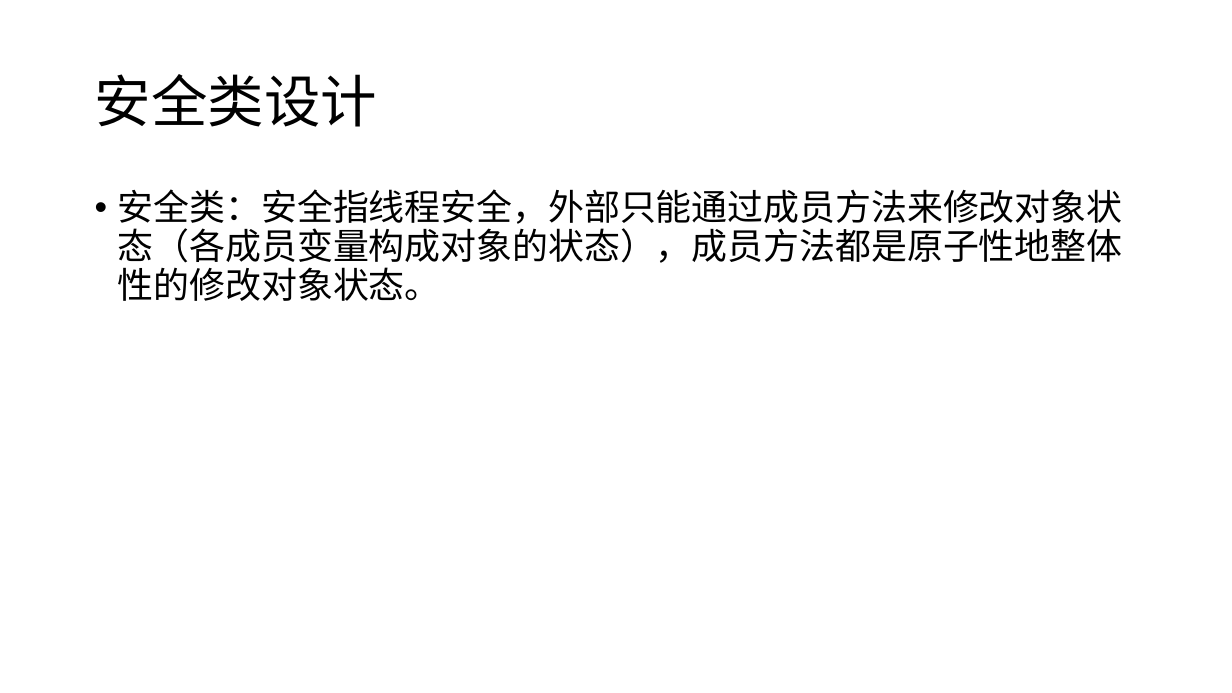
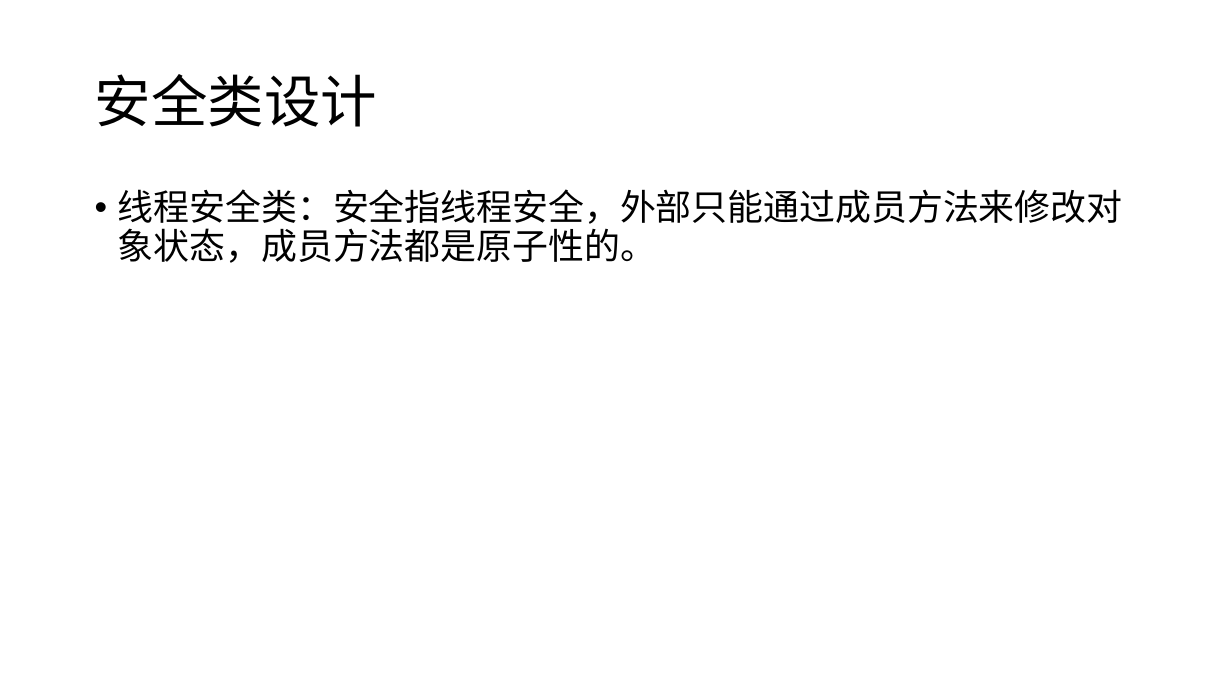
Before and after one commit to GerogeLeon/multithread_demo, a slide deck: slide 20 of JAVA并发编程.pptx. Drawn at 1232x693 pixels with LibreOffice and Linux fonts; fonts in the diff are those of the drawing. Boxes give left, top, right and bottom in pixels: in the first picture for what was removed or moved away, otherwise in the second. Text is boxed around its words. In the diff, an @@ line names an element or a change of style, - is before the commit and + after.

```diff
--- a/JAVA并发编程.pptx
+++ b/JAVA并发编程.pptx
@@ text at [118,189,1123,263]: text changed @@
-• 安全类：安全指线程安全，外部只能通过成员方法来修改对象状态（各成员变量构成对象的状态），成员方法都是原子性地整体性的修改对象状态。
+• 线程安全类：安全指线程安全，外部只能通过成员方法来修改对象状态，成员方法都是原子性的。
```
Also in this commit, not shown: 10 other slides changed, 20 other files.
